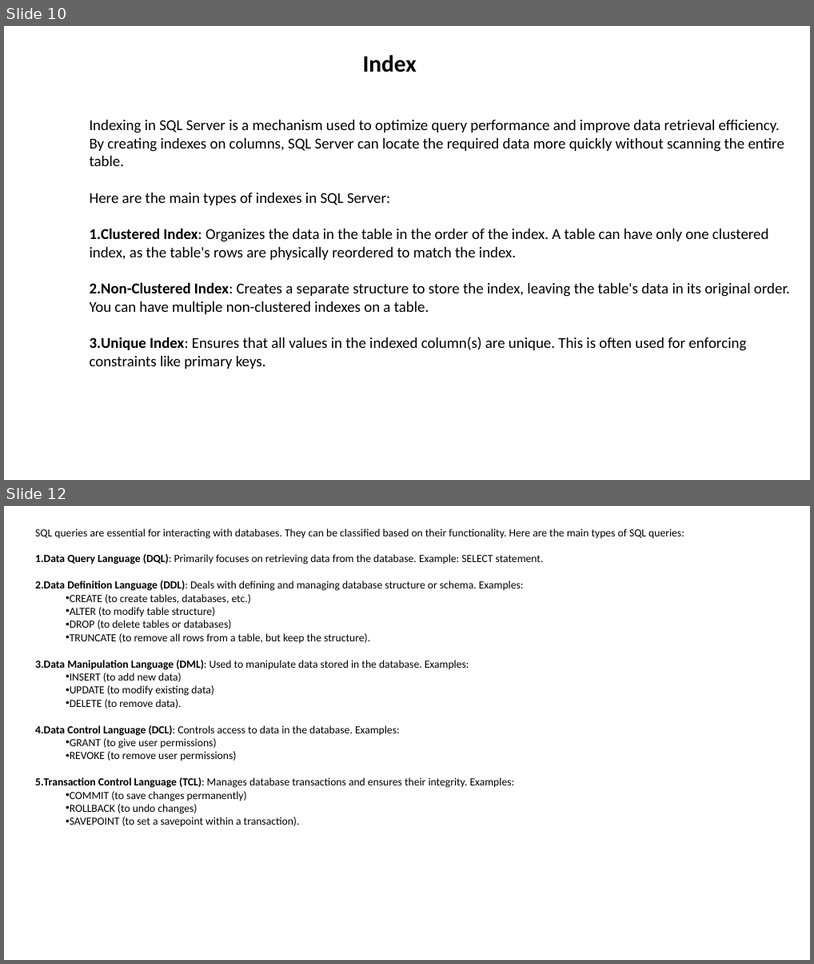
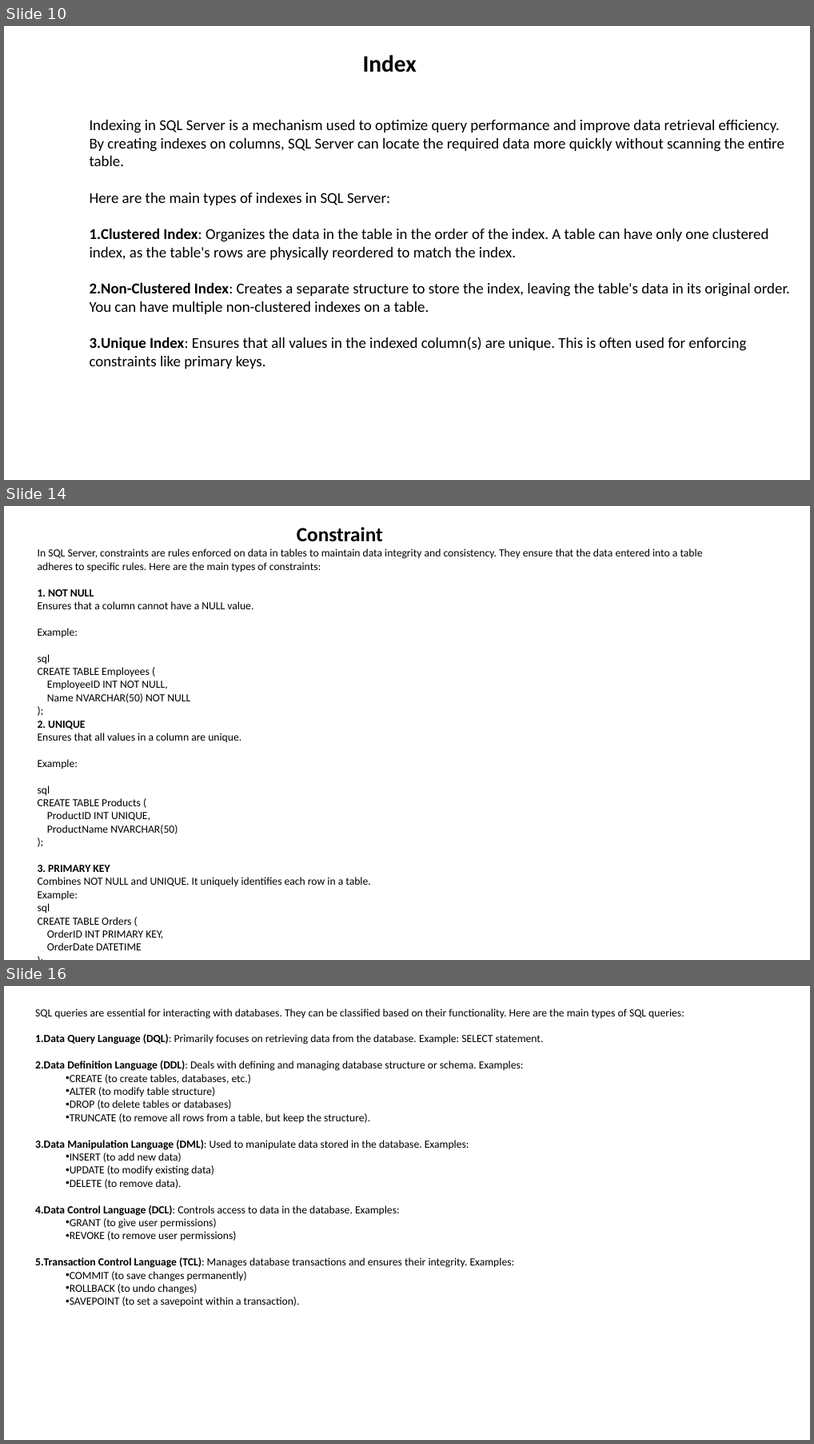
Before and after one commit to NareshESSPL/ESSPL_SqlTraining_AMS, a slide deck: DBMS.pptx. Shown one above the other, each under a label of ours: slides 10 and 12 before the commit, slides 10, 14 and 16 after it; the slides between them are not shown. The pictures are 814x964 and 814x1444 pixels, drawn with LibreOffice and Linux fonts; fonts in the diff are those of the drawing. Boxes give left, top, right and bottom in pixels: in the first picture for what was removed or moved away, otherwise in the second. Text is boxed around its words. In the diff, an @@ line names an element or a change of style, - is before the commit and + after.

```diff
--- a/DBMS.pptx
+++ b/DBMS.pptx
@@ slide 14 added at [4, 506, 810, 960], background #FFFFFF @@
@@ text added at [297, 527, 383, 542], 24 pt, text #000000, bold @@
+Constraint
@@ text added at [38, 548, 703, 950], 13 pt, text #000000 @@
+In SQL Server, constraints are rules enforced on data in tables to maintain data integrity and consistency. They ensure that the data entered into a table adheres to specific rules. Here are the main types of constraints:
+1. NOT NULL
+Ensures that a column cannot have a NULL value.
+Example:
+sql
+CREATE TABLE Employees (
+EmployeeID INT NOT NULL,
+Name NVARCHAR(50) NOT NULL
+);
+2. UNIQUE
+Ensures that all values in a column are unique.
+Example:
+sql
+CREATE TABLE Products (
+ProductID INT UNIQUE,
+ProductName NVARCHAR(50)
+);
+3. PRIMARY KEY
+Combines NOT NULL and UNIQUE. It uniquely identifies each row in a table.
+Example:
+sql
+CREATE TABLE Orders (
+OrderID INT PRIMARY KEY,
+OrderDate DATETIME
+);
@@ what was slide 12 is now slide 16 @@
```
Also in this commit, not shown: 4 slides changed, 14 other slides added, 1 slide removed, 28 other files.
